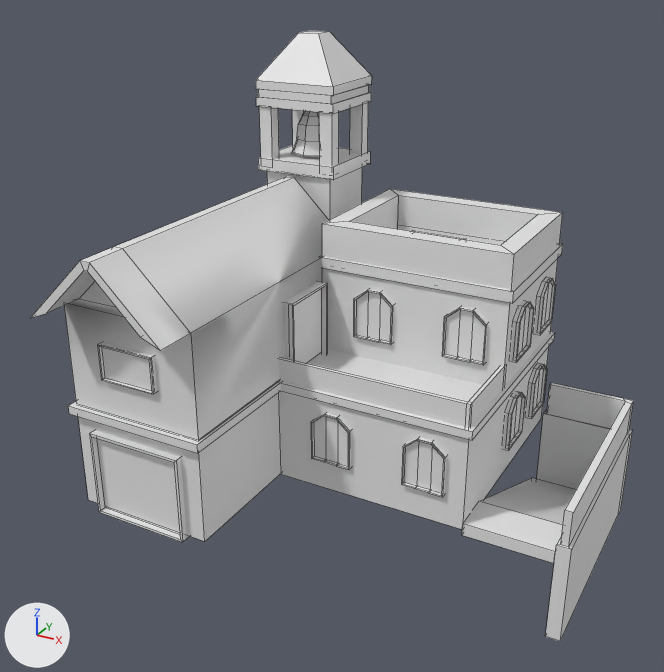
Renders of the FBX model NenhumAdeusParaNos/Assets/Models/VilaDaMadeira/Modelos/Casas/Escola.v1.Anibal.2508.fbx from each side of a commit.
Rendered twice from a camera (50 mm lens) standing at (14.6, -25.7, 14.6) and looking at (3.5, -5.4, 4.5). Lighting does not change. The marker at lower left points along +X, +Y and +Z. Mesh edges are drawn as thin lines. Where no turn or scale is listed for an object, it has been applied to the vertices. Vertices at the same position are counted once.

The scene before the commit, as lines of its bpy script (objects in view):
```python
me_escola = bpy.data.meshes.new('Escola')
me_escola.from_pydata(...)  # 624 vertices, 535 faces; spans x -2.04..10.67, y -10.95..1.12, z -2.6..11.86
ob_escola = bpy.data.objects.new('Escola', me_escola)
ob_escola.location = (0.0, 0.0, 0.0)
```
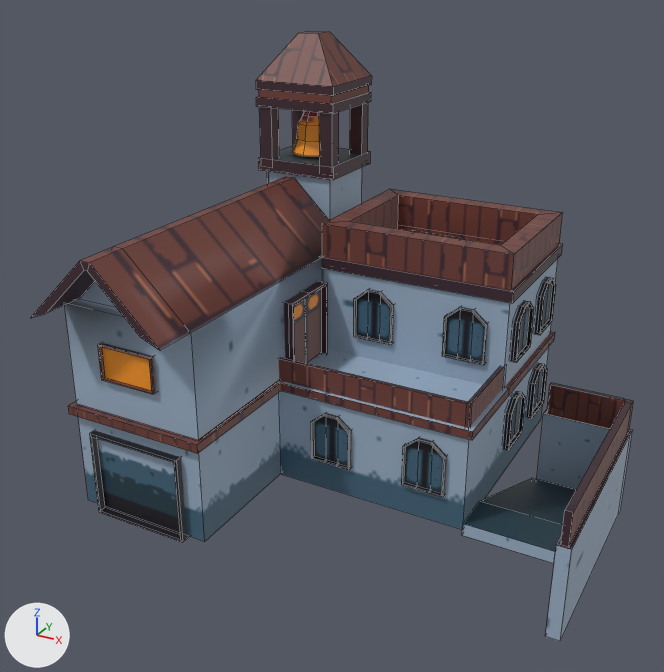
The newer file is also turned or shifted as a whole; pictures and numbers use the older file's frame.

Boxes [x1, y1, x2, y2] around the edits, measured in the pictures (664 x 672 px):
part 1 of me_escola, built on
    both: [281, 281, 555, 440]
part 2 of me_escola, recoloured
    both: [31, 31, 633, 641]
part 3 of me_escola, recoloured
    both: [90, 277, 556, 543]

The change, as a list of edits to the scene's bpy script:
```text
Add img_banners_png:
    img_banners_png = load_image('Banners.png', '../../Texturas/Casas/Banners.png', 256, 256, 'sRGB')
Add img_casa2_png:
    img_casa2_png = load_image('Casa2.png', '../../Texturas/Casas/Casa2.png', 128, 128, 'sRGB')
Add mat_material_001:
    mat_material_001 = principled_material('Material.001')
    mat_material_001.texture = img_banners_png
Add mat_material:
    mat_material = principled_material('Material')
    mat_material.texture = img_casa2_png
Change me_escola:
    used by ob_escola; location = (0.0, 0.0, 0.0)
    remove me_escola.from_pydata(...)  # 624 vertices, 535 faces; spans x -2.04..10.67, y -10.95..1.12, z -2.6..11.86
    add me_escola.from_pydata(...)  # 636 vertices, 546 faces; spans x -2.04..10.67, y -10.95..1.12, z -2.6..11.86
    me_escola part 1
    11 faces are deleted
    12 vertices are added at x 1.95..7.9, y -4.68..-3.34, z 2.82..5.32
    22 new faces join them, mat_material (picture img_casa2_png)
    me_escola part 2: 270 faces spanning x -2.04..10.67, y -10.95..1.12, z -2.6..11.86 switch from no material to mat_material (picture img_casa2_png)
    me_escola part 3: 254 faces spanning x -1.37..7.95, y -10.0..0.39, z -0.08..5.25 switch from no material to mat_material_001 (picture img_banners_png)
```
